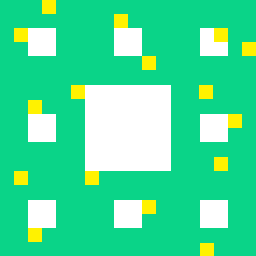
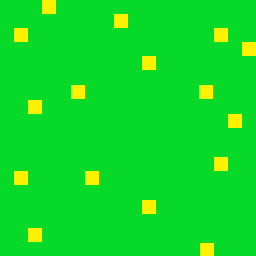
Two versions of the same layered image (256x256). Layer-by-layer changes:
hid group "Group 1 copy 8" (9 layers) over [0, 85, 85, 171]
hid group "Group 1 copy 7" (9 layers) over [0, 171, 85, 256]
hid group "Group 1 copy 6" (9 layers) over [85, 171, 171, 256]
hid group "Group 1 copy 5" (9 layers) over [171, 171, 256, 256]
hid group "Group 1 copy 4" (9 layers) over [171, 85, 256, 171]
hid group "Group 1 copy 3" (9 layers) over [171, 0, 256, 85]
hid group "Group 1 copy 2" (9 layers) over [85, 0, 171, 85]
hid group "Group 1 copy" (9 layers) over [0, 0, 85, 85]
added layer "Rectangle 1 copy 21" in group "Group 1" over [85, 85, 175, 174]
